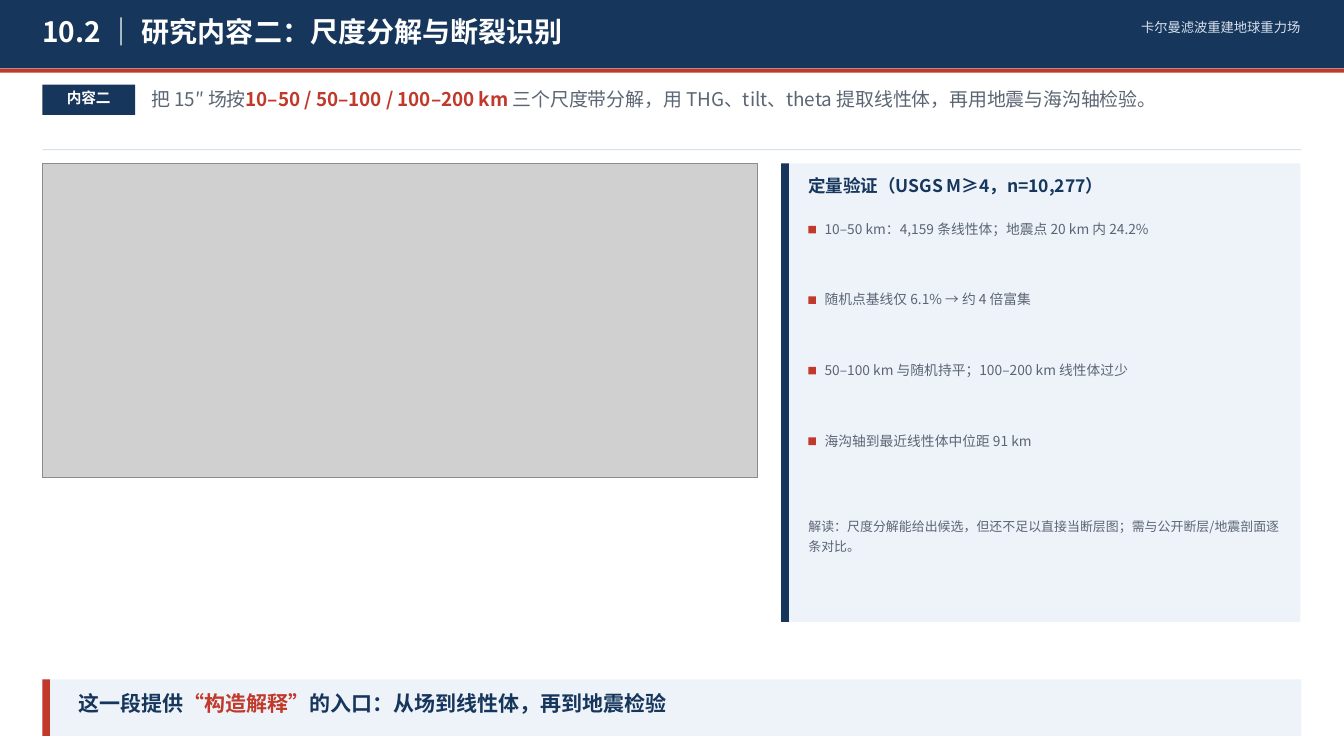
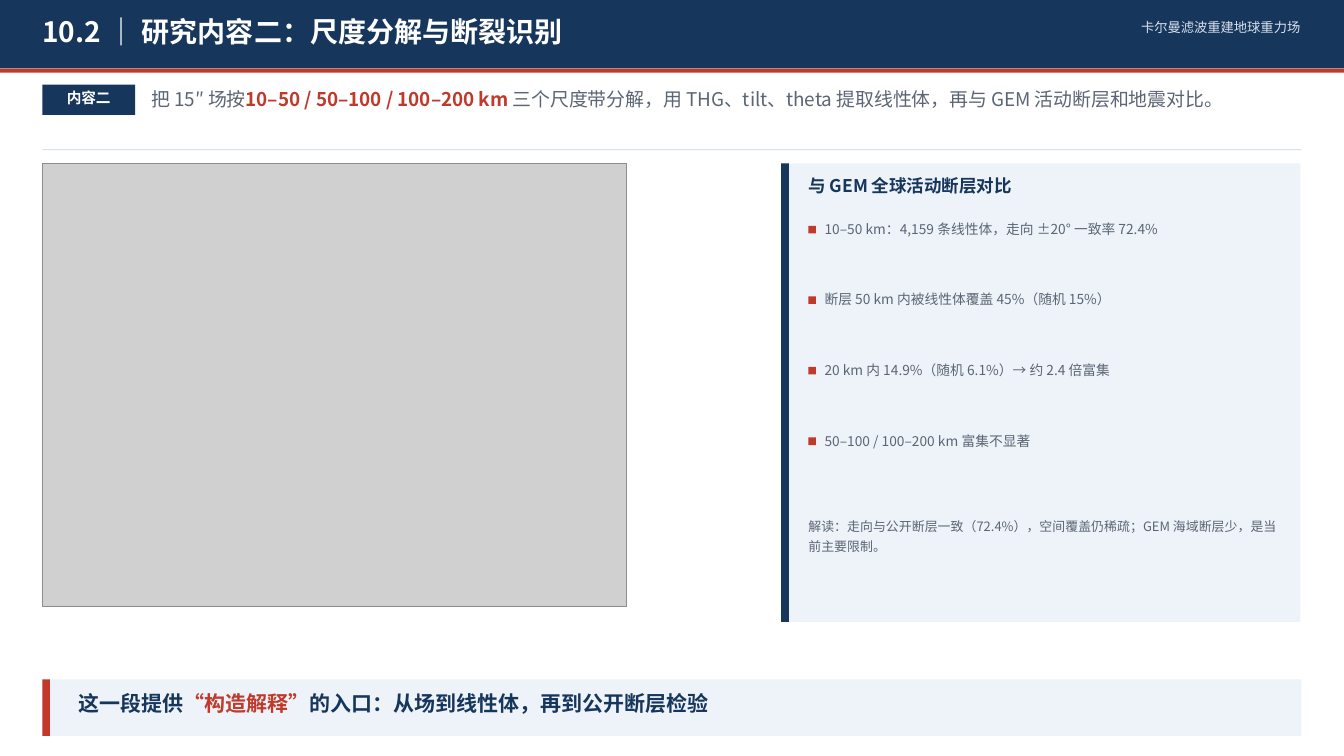
Before and after one commit to shuyunkai/kalman_gravity, a slide deck: slide 2 of ppt/三部分研究内容_三页.pptx. Drawn at 1344x756 pixels with LibreOffice and Linux fonts; fonts in the diff are those of the drawing; grey boxes stand for pictures. Boxes give left, top, right and bottom in pixels: in the first picture for what was removed or moved away, otherwise in the second. Text is boxed around its words. In the diff, an @@ line names an element or a change of style, - is before the commit and + after.

Commit message:
feat: VDM 反演 + GEM 断层吻合率 + 主稿插页
- bathymetry_inversion 支持变密度 mu
- 20-50 km 244 m, 20-100 km 405 m, 20-200 km 651 m
- fault_validation 增加 GEM 断层读取与吻合率
- 走向 20 度内一致率 72.4%, 50 km 覆盖 45% (随机 15%)
- 新增 fault_sensitivity.py
- 三页研究内容插入主稿, 共 18 页

```diff
--- a/ppt/三部分研究内容_三页.pptx
+++ b/ppt/三部分研究内容_三页.pptx
@@ text at (151, 90, 1223, 108): text changed @@
-把 15″ 场按10–50 / 50–100 / 100–200 km 三个尺度带分解，用 THG、tilt、theta 提取线性体，再用地震与海沟轴检验。
+把 15″ 场按10–50 / 50–100 / 100–200 km 三个尺度带分解，用 THG、tilt、theta 提取线性体，再与 GEM 活动断层和地震对比。
@@ picture: place and size @@
-picture at (42, 163, 758, 478)
+picture at (42, 163, 627, 607)
@@ text at (808, 177, 1012, 194): text changed @@
-定量验证（USGS M≥4，n=10,277）
+与 GEM 全球活动断层对比
@@ text at (825, 222, 1157, 237): text changed @@
-10–50 km：4,159 条线性体；地震点 20 km 内 24.2%
+10–50 km：4,159 条线性体，走向 ±20° 一致率 72.4%
@@ text at (825, 292, 1111, 305): text changed @@
-随机点基线仅 6.1% → 约 4 倍富集
+断层 50 km 内被线性体覆盖 45%（随机 15%）
@@ text at (825, 363, 1110, 376): text changed @@
-50–100 km 与随机持平；100–200 km 线性体过少
+20 km 内 14.9%（随机 6.1%）→ 约 2.4 倍富集
@@ text at (825, 434, 1031, 447): text changed @@
-海沟轴到最近线性体中位距 91 km
+50–100 / 100–200 km 富集不显著
@@ text at (808, 520, 1276, 552): text changed @@
-解读：尺度分解能给出候选，但还不足以直接当断层图；需与公开断层/地震剖面逐条对比。
+解读：走向与公开断层一致（72.4%），空间覆盖仍稀疏；GEM 海域断层少，是当前主要限制。
@@ text at (79, 693, 709, 714): text changed @@
-这一段提供“构造解释”的入口：从场到线性体，再到地震检验
+这一段提供“构造解释”的入口：从场到线性体，再到公开断层检验
```
Also in this commit, not shown: 1 other slide changed, 8 other files.
